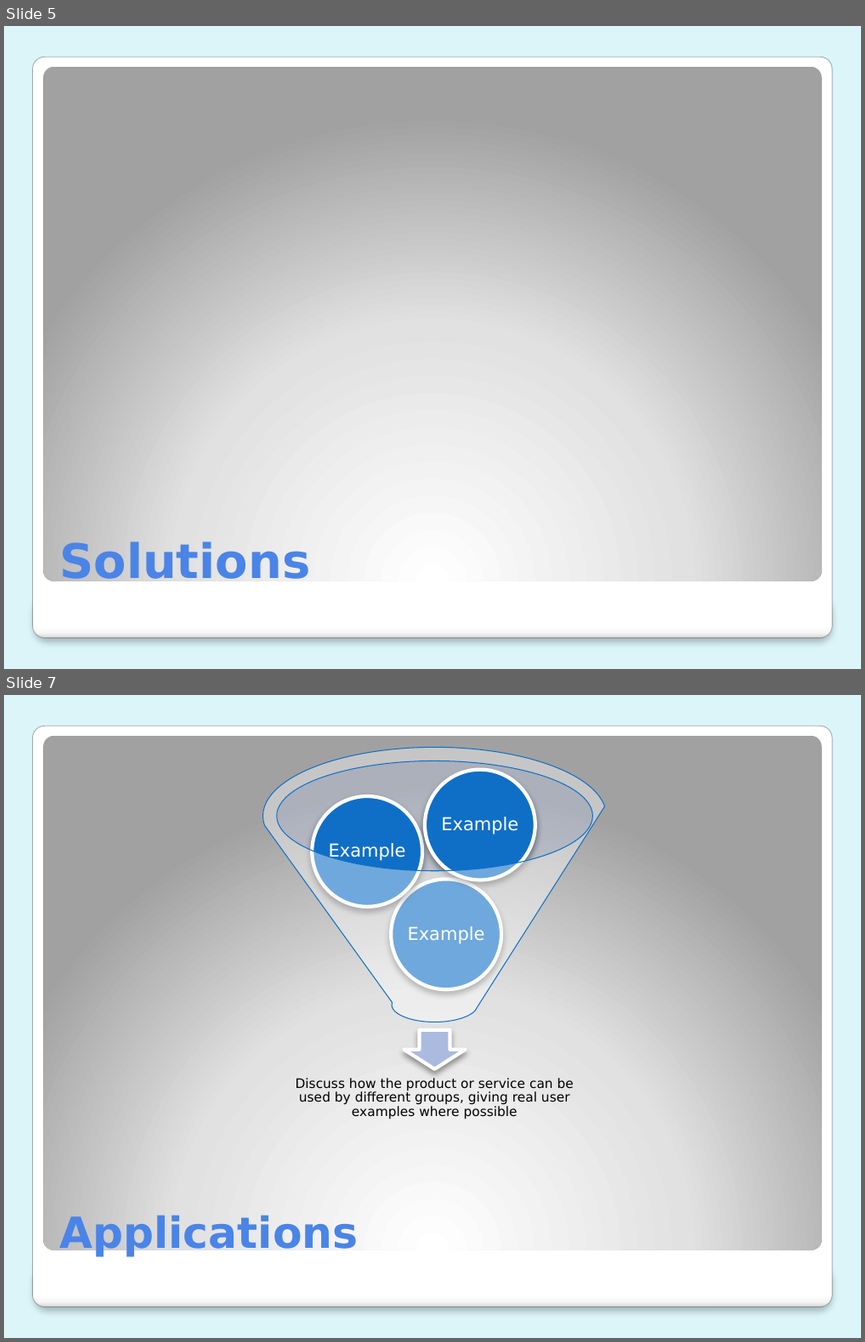
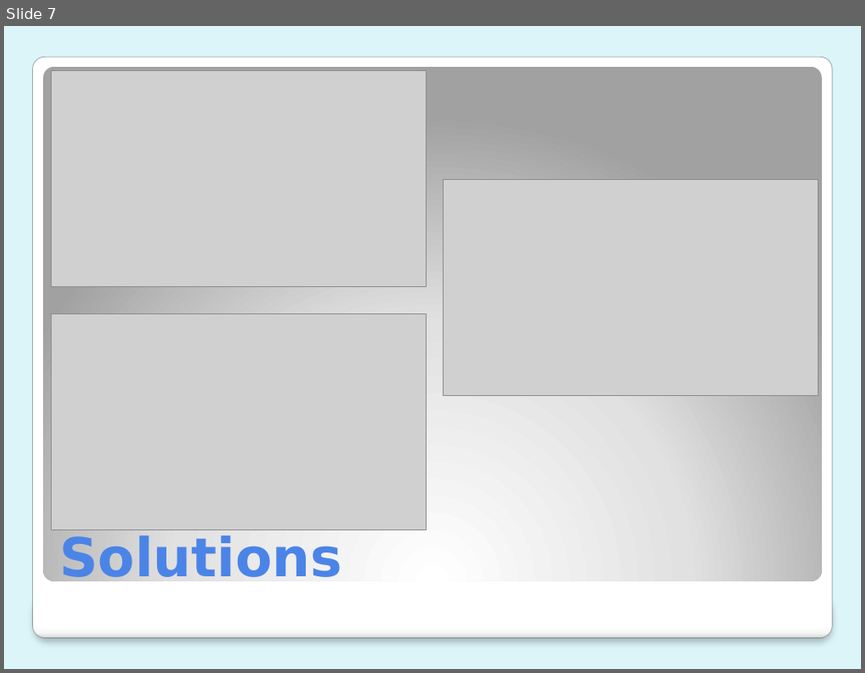
Before and after one commit to mlbelchez/Project---TENTREP, a slide deck: Presentation/PPT/Presentation 3.pptx. Shown one above the other, each under a label of ours: slides 5 and 7 before the commit, slide 7 after it; the slides between them are not shown. The pictures are 865x1342 and 865x673 pixels, drawn with LibreOffice and Linux fonts; fonts in the diff are those of the drawing; grey boxes stand for pictures. Boxes give left, top, right and bottom in pixels: in the first picture for what was removed or moved away, otherwise in the second. Text is boxed around its words. In the diff, an @@ line names an element or a change of style, - is before the commit and + after.

```diff
--- a/Presentation/PPT/Presentation 3.pptx
+++ b/Presentation/PPT/Presentation 3.pptx
@@ slide 7 removed at <box>4,695,861,1338</box>, background #DBF5F9; not listed: 3 template elements that a slide beside it also shows @@
@@ group removed at <box>262,747,607,1119</box>: 4 ellipses, 4 texts, 1 down arrow, 1 funnel @@
-Discuss how the product or service can be used by different groups, giving real user examples where possible
-Example
-Example
-Example
@@ title removed at <box>59,1212,358,1257</box> @@
-Applications
@@ what was slide 5 is now slide 7 @@
@@ slide 7 changed as well @@
@@ picture added at <box>51,70,426,286</box> @@
@@ picture added at <box>443,179,818,395</box> @@
@@ picture added at <box>51,314,426,530</box> @@
@@ title "Solutions" at <box>59,533,341,587</box>: size 40 to 45 pt @@
```
Also in this commit, not shown: 3 other slides changed, 25 slides added, 5 other slides removed.
